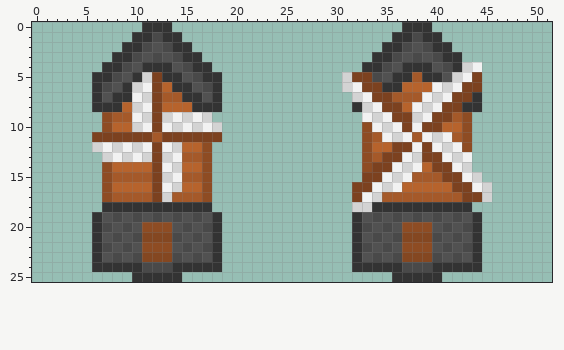
Pixel-art sprite, stored at Assets/Textures/Objects/Mill.png. Above, as it was before the edit.
The file is 52x26 pixels.
New version:
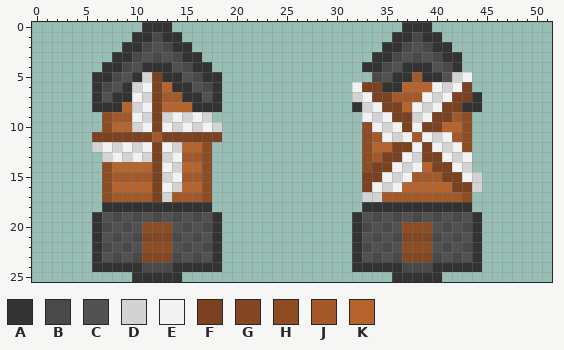
Palette (. is transparent): A #333333  B #494949  C #515151  D #d3d3d3  E #f2f2f2  F #7c411f  G #844721  H #8e4c23  J #a55929  K #b7632c
Diff:
@@ x 29..46 @@
  3 .....AABCBCBAA....
- 4 ....AABCAAACBADE..
- 5 ..DFFBCAAJAACDEF..
- 6 ..DEFFAAKKKEDEFF..
+ 4 ....AABCAAACBA....
+ 5 .....BCAAJAACDE...
+ 6 ...EFFAAKKKEDEF...
  7 ...DEFFJJJEDEFFA..
@@ x 30..47 @@
 15 ...FFEDEJJJFFED...
-16 ..FFEDEKKKKKFFED..
-17 ..FEDJJJJJJJJFFD..
-18 ..DDAAAAAAAAAA....
+16 ...FEDEKKKKKFFD...
+17 ...DDJJJJJJJJH....
+18 ...AAAAAAAAAAA....
 19 ..ACBCBCBCBCBCA...
Pixel boxes of the changes (left, top, right, bottom) in both pictures:
erased: (462, 62, 482, 92)
erased: (342, 72, 372, 92)
changed: (352, 182, 372, 212)
changed: (462, 182, 492, 202)
